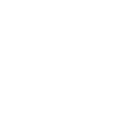
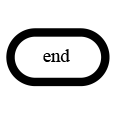
Layers edited between the first and the second 115 × 114 image:
showed group "<Group>" (17th of 29, in "Layer 2") (4 layers) over [6, 28, 110, 87]
